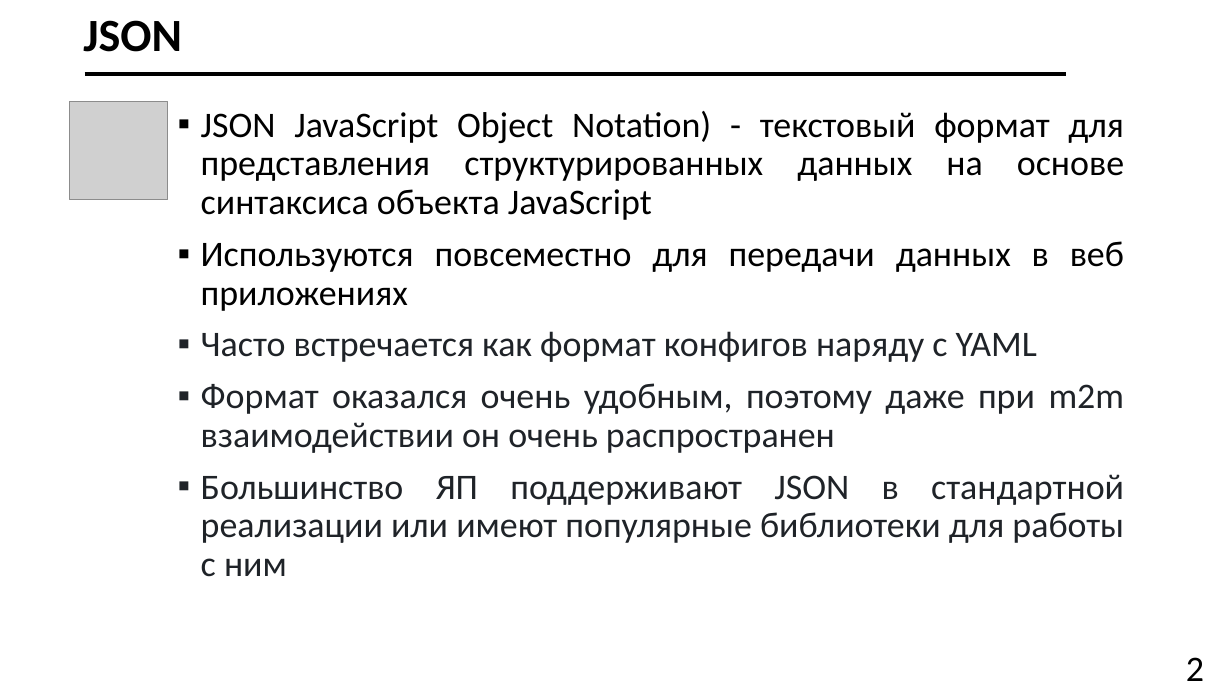
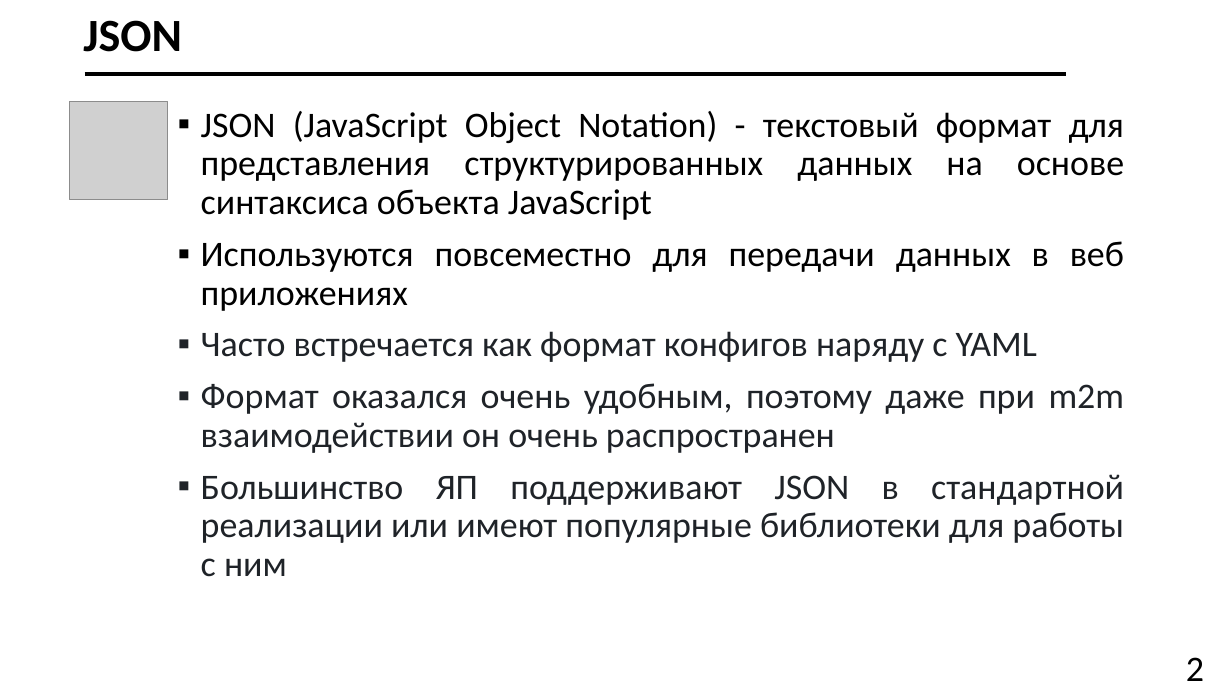
Before and after one commit to kuznecovsergey/susu_web_2026, a slide deck: slide 2 of 4. SPA.pptx. Drawn at 1232x693 pixels with LibreOffice and Linux fonts; fonts in the diff are those of the drawing; grey boxes stand for pictures; background and template pictures are left out. Boxes give left, top, right and bottom in pixels: in the first picture for what was removed or moved away, otherwise in the second. Text is boxed around its words. In the diff, an @@ line names an element or a change of style, - is before the commit and + after.

```diff
--- a/4. SPA.pptx
+++ b/4. SPA.pptx
@@ text at <box>201,111,1124,220</box>: text changed @@
-▪ JSON JavaScript Object Notation) - текстовый формат для представления структурированных данных на основе синтаксиса объекта JavaScript
+▪ JSON (JavaScript Object Notation) - текстовый формат для представления структурированных данных на основе синтаксиса объекта JavaScript
```
Also in this commit, not shown: 1 other slide changed, 1 other file.
